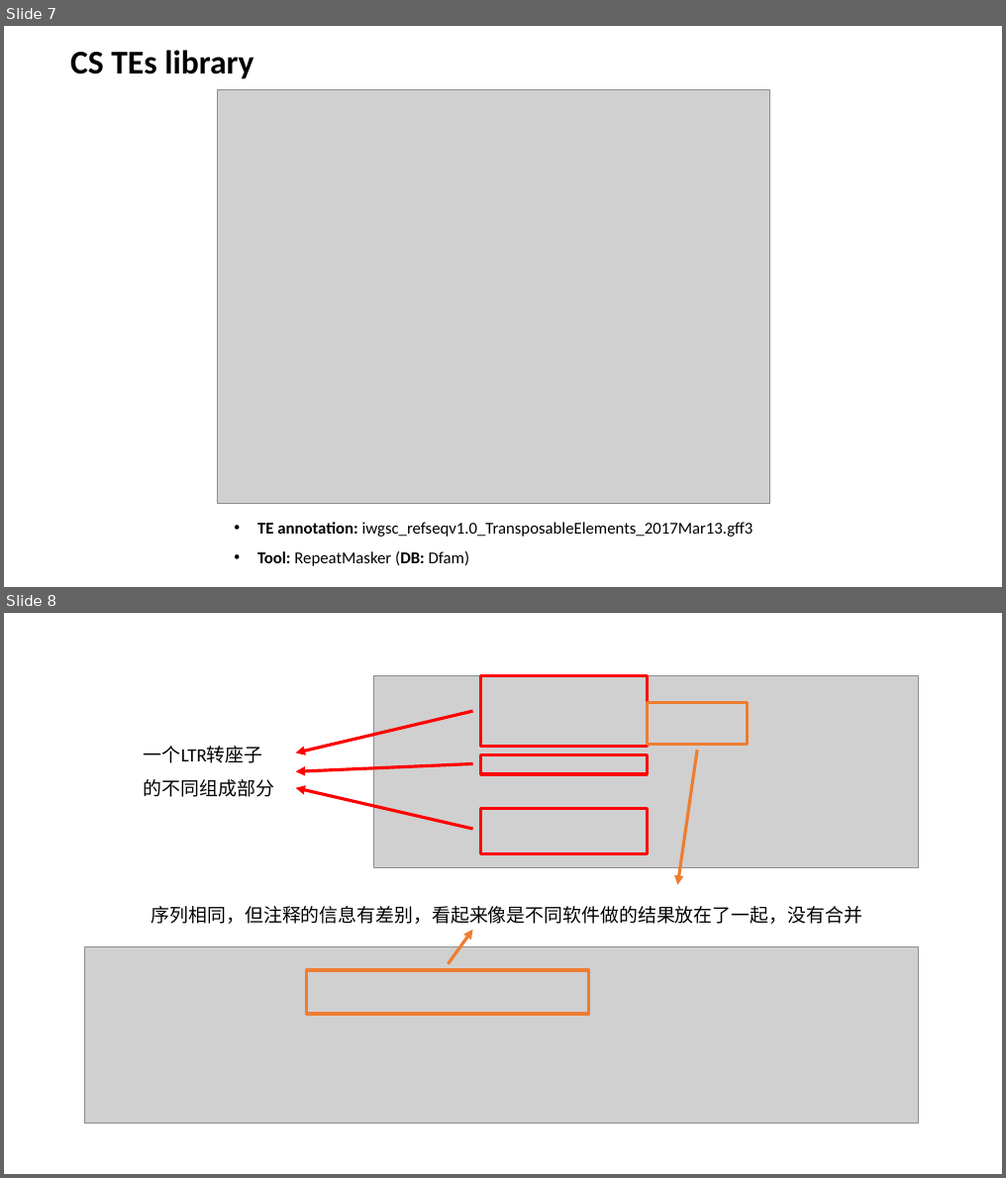
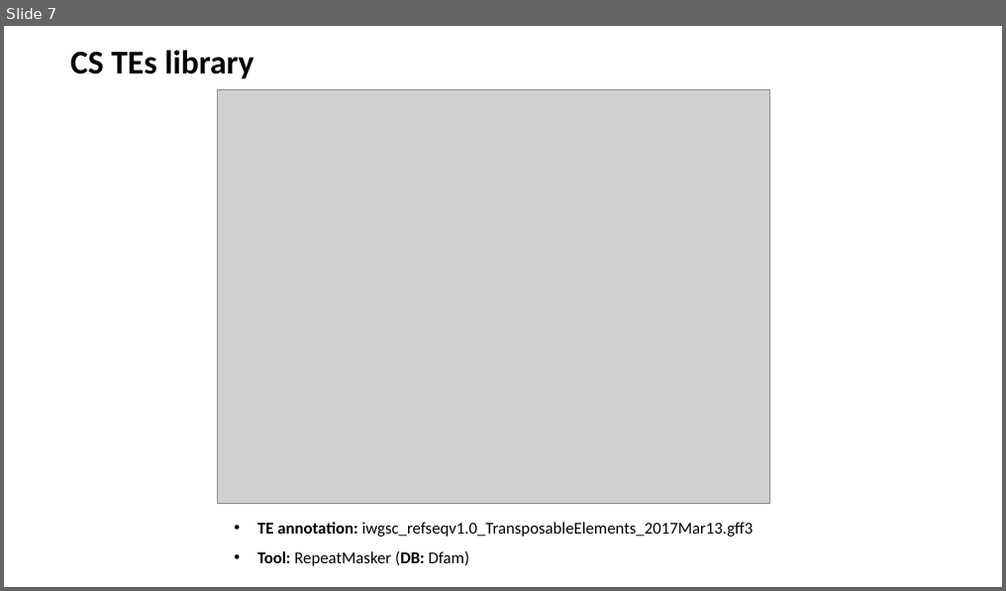
Before and after one commit to SirLearning/GeneticsNotes, a slide deck: undergraduate/Presentation.pptx. Shown one above the other, each under a label of ours: slides 7 and 8 before the commit, slide 7 after it. The pictures are 1006x1178 and 1006x591 pixels, drawn with LibreOffice and Linux fonts; fonts in the diff are those of the drawing; grey boxes stand for pictures. Boxes give left, top, right and bottom in pixels: in the first picture for what was removed or moved away, otherwise in the second. Text is boxed around its words. In the diff, an @@ line names an element or a change of style, - is before the commit and + after.

```diff
--- a/undergraduate/Presentation.pptx
+++ b/undergraduate/Presentation.pptx
@@ slide 8 removed at bbox=[4, 613, 1002, 1174], background #FFFFFF @@
@@ picture removed at bbox=[373, 676, 918, 867] @@
@@ rectangle removed at bbox=[481, 676, 648, 747] @@
@@ arrow removed from (472, 711) to (296, 753) @@
@@ rectangle removed at bbox=[648, 703, 747, 745] @@
@@ text removed at bbox=[144, 746, 263, 763] @@
-一个LTR转座子的不同组成部分
@@ rectangle removed at bbox=[481, 756, 648, 774] @@
@@ arrow removed from (697, 750) to (678, 885) @@
@@ arrow removed from (472, 764) to (296, 771) @@
@@ arrow removed from (472, 829) to (296, 788) @@
@@ rectangle removed at bbox=[481, 808, 648, 854] @@
@@ text removed at bbox=[152, 906, 862, 924] @@
-序列相同，但注释的信息有差别，看起来像是不同软件做的结果放在了一起，没有合并
@@ arrow removed from (448, 964) to (472, 930) @@
@@ picture removed at bbox=[85, 948, 919, 1124] @@
@@ rectangle removed at bbox=[307, 970, 589, 1014] @@
```
Also in this commit, not shown: 5 slides changed, 1 other slide removed.
